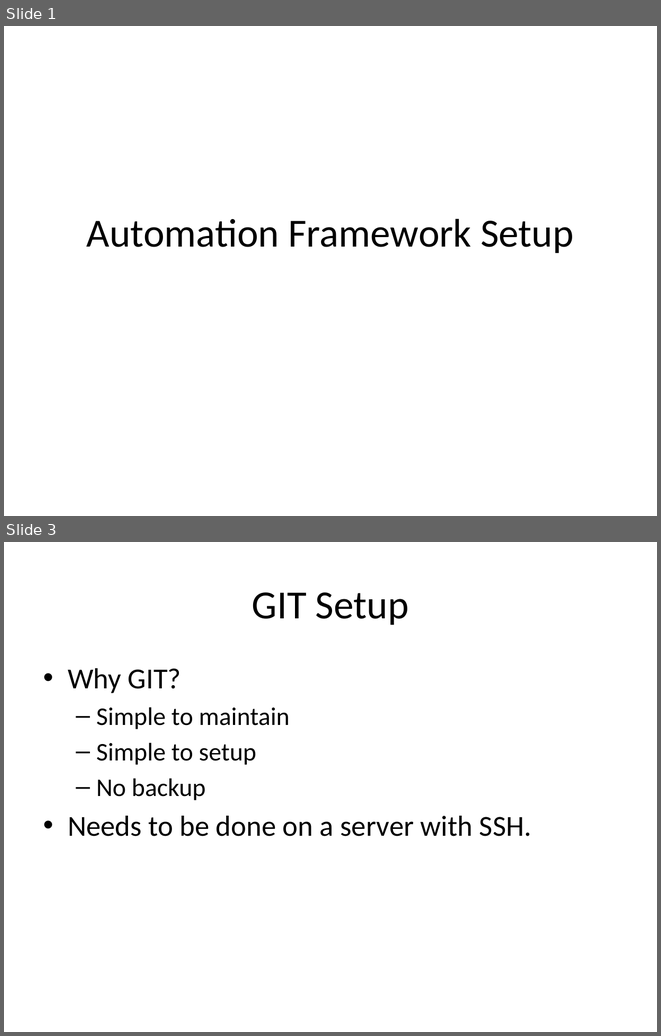
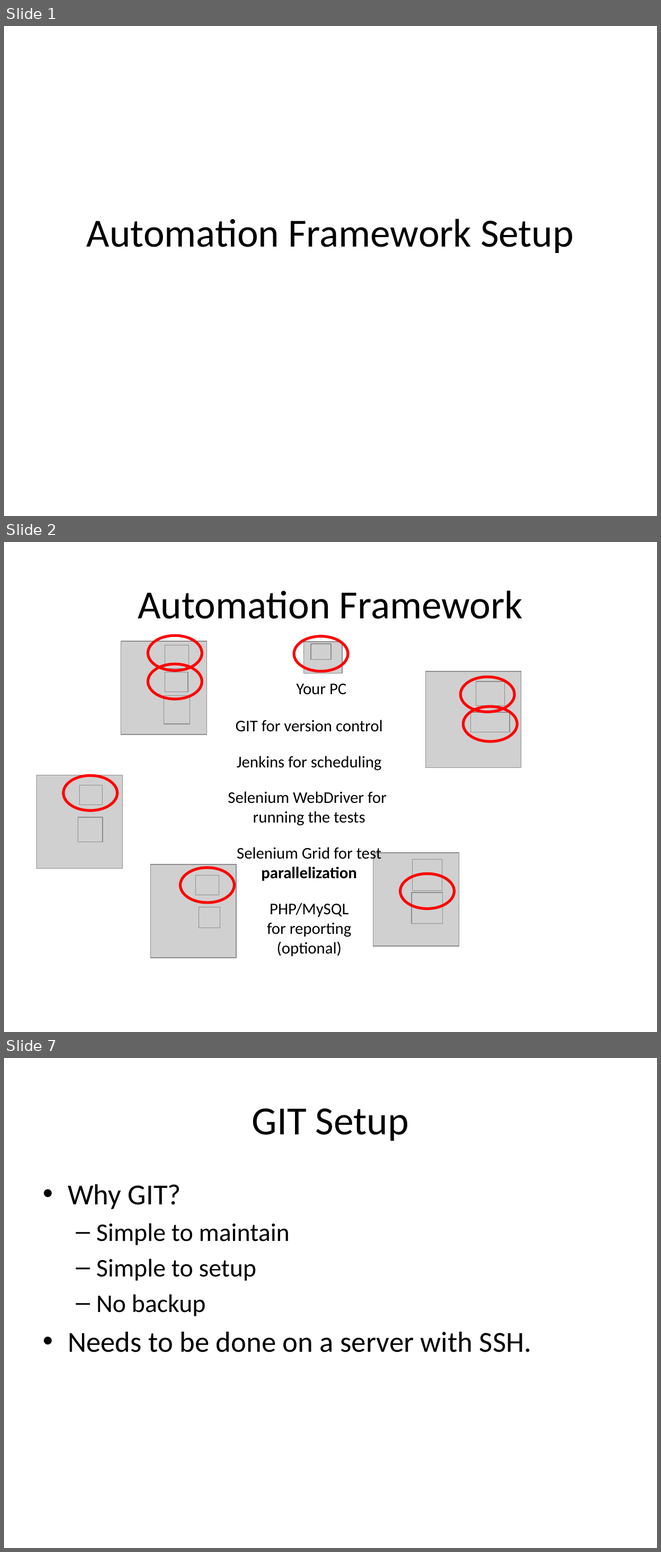
Before and after one commit to phillipsic/SeleniumDriverFramework, a slide deck: AutomationSetup.pptx. Shown one above the other, each under a label of ours: slides 1 and 3 before the commit, slides 1, 2 and 7 after it; the slides between them are not shown. The pictures are 661x1036 and 661x1552 pixels, drawn with LibreOffice and Linux fonts; fonts in the diff are those of the drawing; grey boxes stand for pictures; background and template pictures are left out. Boxes give left, top, right and bottom in pixels: in the first picture for what was removed or moved away, otherwise in the second. Text is boxed around its words. In the diff, an @@ line names an element or a change of style, - is before the commit and + after.

```diff
--- a/AutomationSetup.pptx
+++ b/AutomationSetup.pptx
@@ slide 2 added at bbox=[4, 542, 657, 1032], background #FFFFFF @@
@@ title added at bbox=[138, 590, 523, 619], 44 pt, text #000000 @@
+Automation Framework
@@ ellipse added at bbox=[148, 635, 202, 671], outline #FF0000 3 pt @@
@@ ellipse added at bbox=[294, 636, 348, 671], outline #FF0000 3 pt @@
@@ picture added at bbox=[303, 642, 342, 673] @@
@@ picture added at bbox=[311, 644, 331, 660] @@
@@ ellipse added at bbox=[148, 664, 202, 699], outline #FF0000 3 pt @@
@@ text added at bbox=[296, 684, 346, 695], 18 pt, text #000000 @@
+Your PC
@@ picture added at bbox=[426, 671, 521, 768] @@
@@ ellipse added at bbox=[460, 677, 514, 712], outline #FF0000 3 pt @@
@@ picture added at bbox=[476, 682, 505, 706] @@
@@ group added at bbox=[121, 641, 206, 734]: 4 pictures @@
@@ ellipse added at bbox=[463, 706, 517, 742], outline #FF0000 3 pt @@
@@ picture added at bbox=[471, 713, 510, 732] @@
@@ text added at bbox=[236, 720, 383, 732], 18 pt, text #000000 @@
+GIT for version control
@@ text added at bbox=[237, 756, 382, 770], 18 pt, text #000000 @@
+Jenkins for scheduling
@@ picture added at bbox=[37, 775, 122, 868] @@
@@ ellipse added at bbox=[63, 775, 117, 810], outline #FF0000 3 pt @@
@@ picture added at bbox=[80, 785, 103, 804] @@
@@ text added at bbox=[228, 791, 387, 826], 18 pt, text #000000 @@
+Selenium WebDriver for running the tests
@@ picture added at bbox=[78, 817, 103, 841] @@
@@ text added at bbox=[237, 847, 381, 881], 18 pt, text #000000 @@
+Selenium Grid for test parallelization
@@ picture added at bbox=[373, 853, 459, 946] @@
@@ picture added at bbox=[413, 859, 442, 891] @@
@@ picture added at bbox=[150, 865, 236, 958] @@
@@ ellipse added at bbox=[180, 867, 235, 902], outline #FF0000 3 pt @@
@@ picture added at bbox=[196, 875, 219, 894] @@
@@ ellipse added at bbox=[400, 874, 454, 909], outline #FF0000 3 pt @@
@@ picture added at bbox=[199, 907, 220, 927] @@
@@ text added at bbox=[267, 902, 352, 956], 18 pt, text #000000 @@
+PHP/MySQL for reporting (optional)
@@ picture added at bbox=[412, 893, 443, 924] @@
@@ what was slide 3 is now slide 7 @@
```
Also in this commit, not shown: 2 slides changed, 4 other slides added, 1 slide removed.
